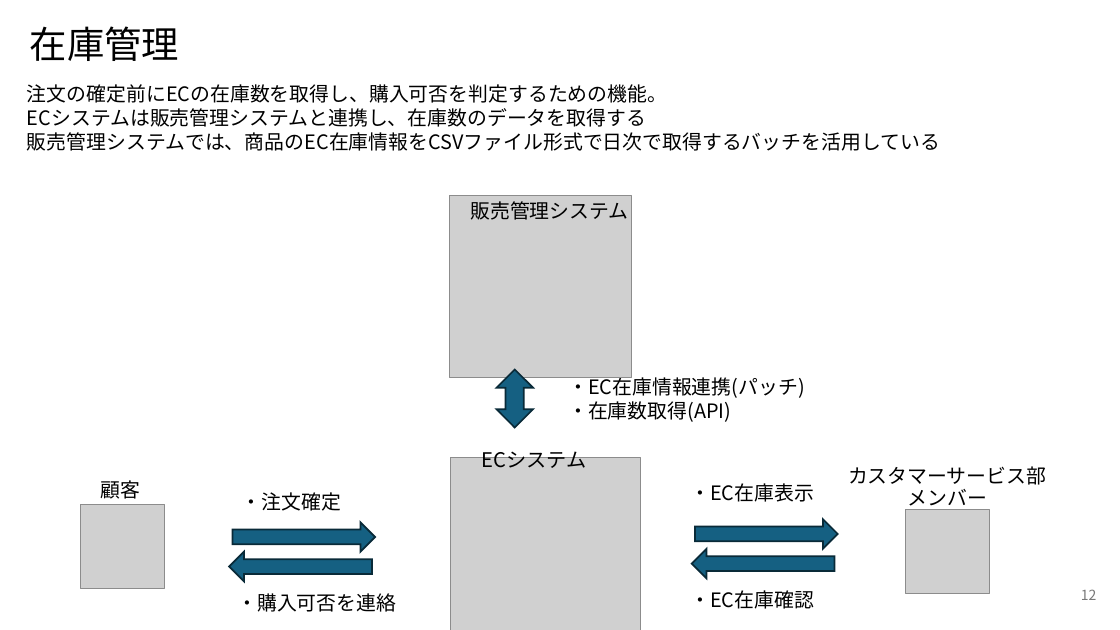
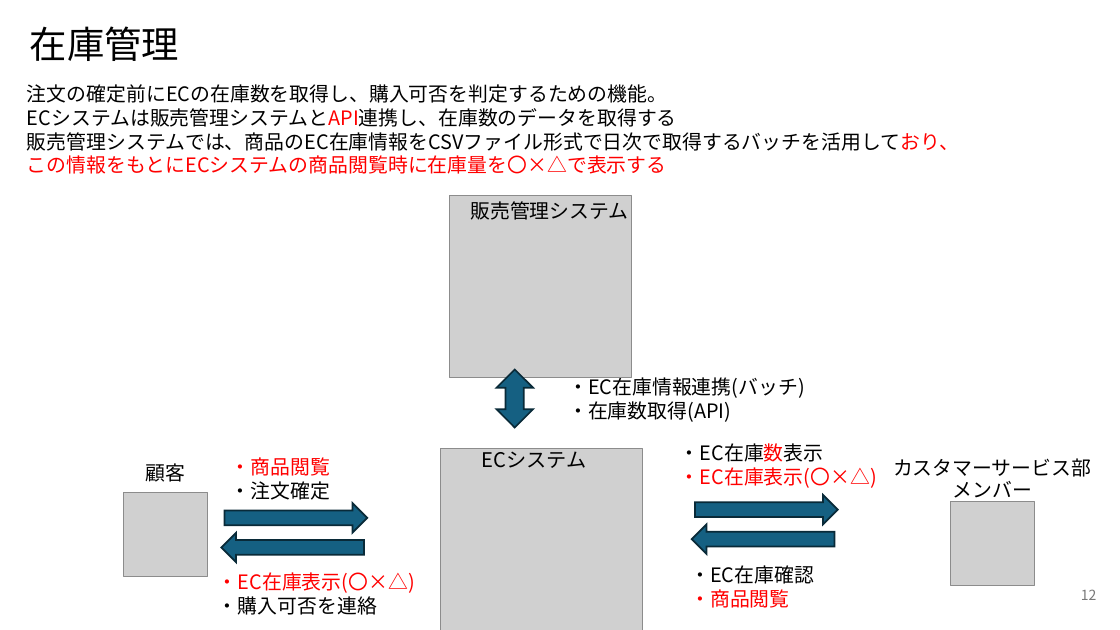
Before and after one commit to NaoyaIshizumi-Pasona/pm-cause-ec, a slide deck: slide 12 of 提案書/別紙1_サイト利用者の業務概要図.pptx. Drawn at 1120x630 pixels with LibreOffice and Linux fonts; fonts in the diff are those of the drawing; grey boxes stand for pictures. Boxes give left, top, right and bottom in pixels: in the first picture for what was removed or moved away, otherwise in the second. Text is boxed around its words. In the diff, an @@ line names an element or a change of style, - is before the commit and + after.

```diff
--- a/提案書/別紙1_サイト利用者の業務概要図.pptx
+++ b/提案書/別紙1_サイト利用者の業務概要図.pptx
@@ text at bbox=[27, 108, 960, 174]: text changed @@
-ECシステムは販売管理システムと連携し、在庫数のデータを取得する
-販売管理システムでは、商品のEC在庫情報をCSVファイル形式で日次で取得するバッチを活用している
+ECシステムは販売管理システムとAPI連携し、在庫数のデータを取得する
+販売管理システムでは、商品のEC在庫情報をCSVファイル形式で日次で取得するバッチを活用しており、
+この情報をもとにECシステムの商品閲覧時に在庫量を〇×△で表示する
@@ picture: place and size @@
-picture at bbox=[450, 458, 640, 630]
+picture at bbox=[441, 449, 642, 630]
@@ text at bbox=[680, 443, 877, 488]: text changed; text colour #000000 to #FF0000 @@
-・EC在庫表示
+・EC在庫数表示
+・EC在庫表示(〇×△)
@@ text "カスタマーサービス部メンバー": place and size @@
-text "カスタマーサービス部メンバー" at bbox=[848, 466, 1046, 511]
+text "カスタマーサービス部メンバー" at bbox=[893, 458, 1091, 503]
@@ text "顧客": place and size @@
-text "顧客" at bbox=[101, 480, 141, 499]
+text "顧客" at bbox=[146, 463, 186, 482]
@@ text "・商品閲覧": place and size @@
-text "・商品閲覧" at bbox=[242, 492, 341, 511]
+text "・商品閲覧" at bbox=[231, 457, 330, 500]
@@ text at bbox=[231, 457, 330, 476]: paragraph added @@
+・商品閲覧
@@ picture: place and size @@
-picture at bbox=[81, 504, 165, 588]
+picture at bbox=[124, 492, 208, 576]
@@ right arrow: place and size @@
-right arrow at bbox=[233, 523, 376, 552]
+right arrow at bbox=[224, 503, 367, 533]
@@ right arrow: place and size @@
-right arrow at bbox=[695, 519, 838, 549]
+right arrow at bbox=[695, 495, 838, 524]
@@ picture: place and size @@
-picture at bbox=[906, 509, 990, 593]
+picture at bbox=[950, 502, 1034, 586]
@@ right arrow: place and size @@
-right arrow at bbox=[229, 552, 372, 581]
+right arrow at bbox=[221, 533, 364, 562]
@@ right arrow: place and size @@
-right arrow at bbox=[691, 549, 834, 578]
+right arrow at bbox=[691, 524, 834, 554]
@@ text "・EC在庫表示(〇×△)": place and size @@
-text "・EC在庫表示(〇×△)" at bbox=[237, 593, 396, 612]
+text "・EC在庫表示(〇×△)" at bbox=[218, 572, 415, 615]
@@ text "・EC在庫確認": place and size @@
-text "・EC在庫確認" at bbox=[690, 590, 814, 609]
+text "・EC在庫確認" at bbox=[690, 565, 814, 608]
@@ text at bbox=[218, 572, 415, 593]: paragraph added @@
+・EC在庫表示(〇×△)
@@ text at bbox=[690, 589, 789, 608]: paragraph added @@
+・商品閲覧
```
Also in this commit, not shown: 3 other slides changed, 1 other file.
